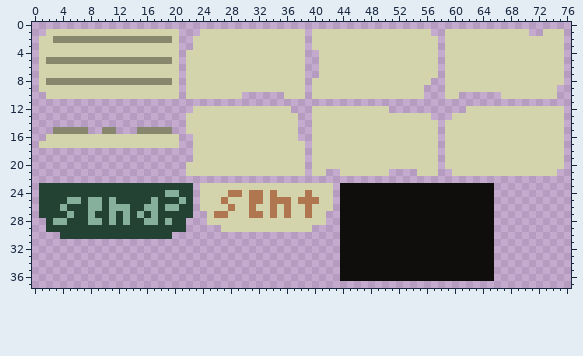
Pixel-art file, stored at Lost In Telegraphy/Assets/Sprites/Files/Props.aseprite. The picture above is the old version.
77x38 pixels, 1 frame.
The result:
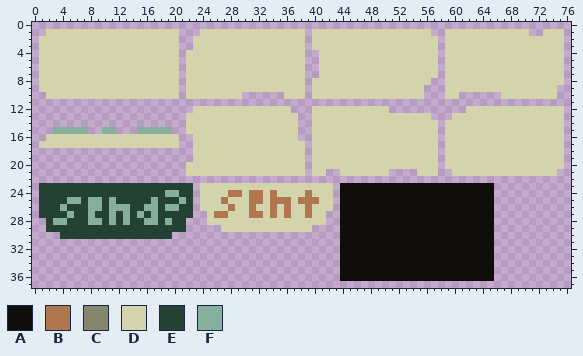
Palette (. is transparent): A #0f0e0d  B #b0764f  C #87876d  D #d3d4ab  E #244233  F #87b09c
Edits made:
{"where": "layer \"Paper\""}
{"y":2,"x":3,"old":"CCCCCCCCCCCCCCCCC","new":"DDDDDDDDDDDDDDDDD"}
{"y":5,"x":2,"old":"CCCCCCCCCCCCCCCCCC","new":"DDDDDDDDDDDDDDDDDD"}
{"y":8,"x":2,"old":"CCCCCCCCCCCCCCCCCC","new":"DDDDDDDDDDDDDDDDDD"}
{"y":15,"x":3,"old":"CCCCC","new":"FFFFF"}
{"y":15,"x":10,"old":"CC","new":"FF"}
{"y":15,"x":15,"old":"CCCCC","new":"FFFFF"}
